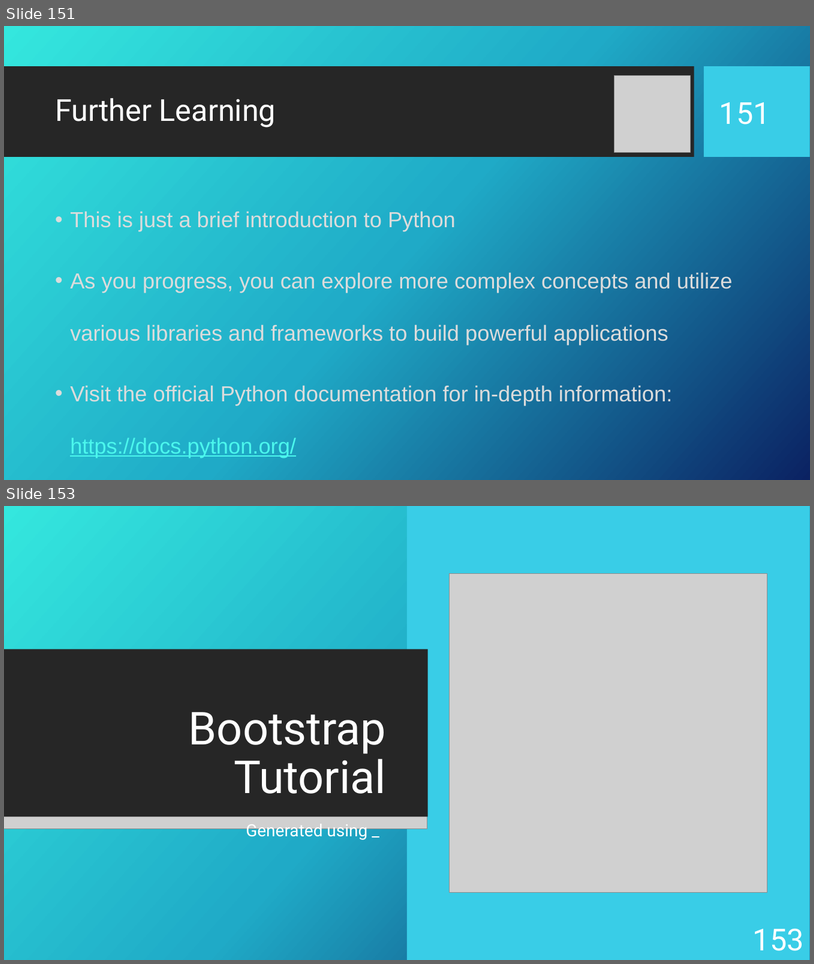
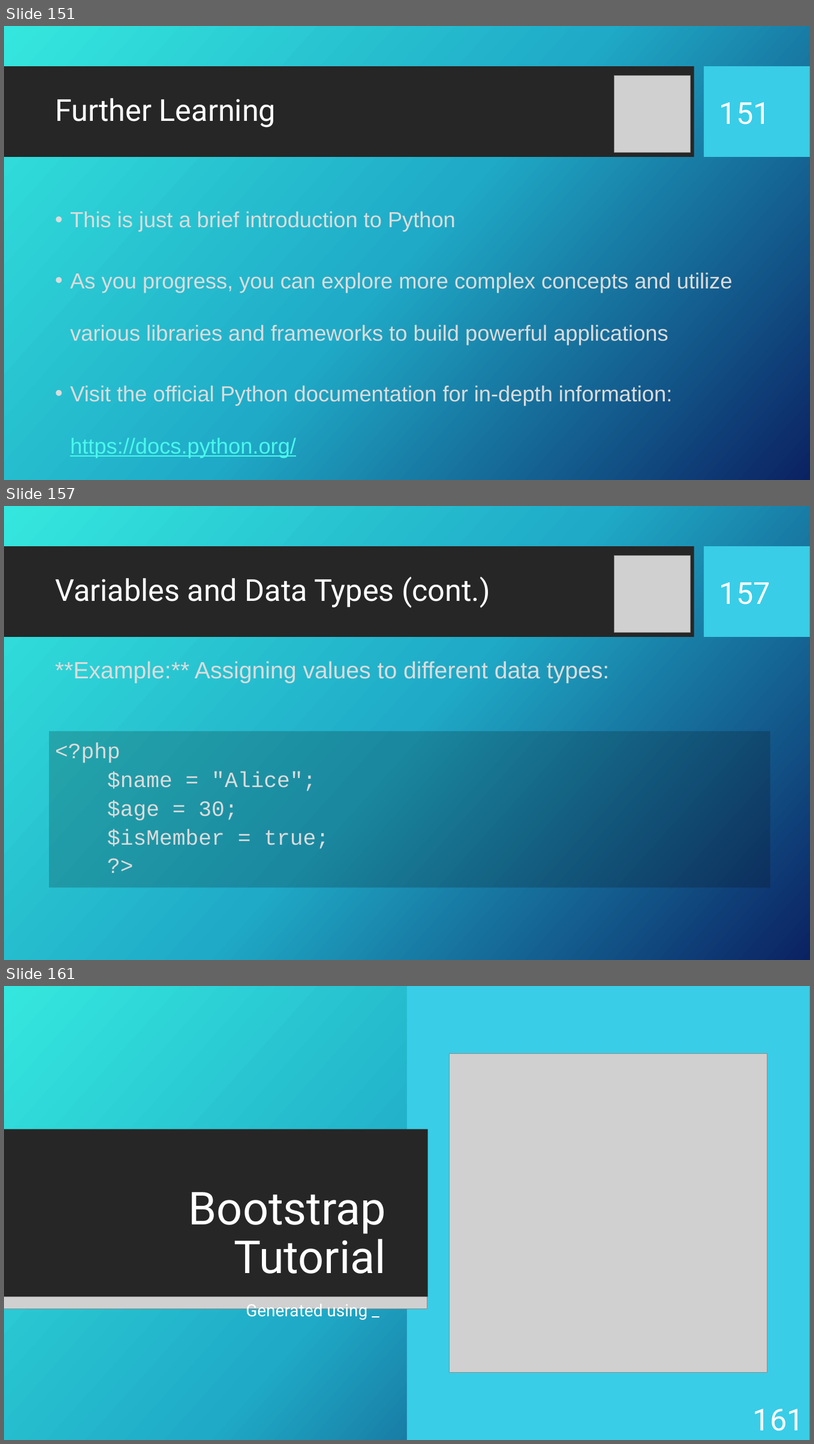
Before and after one commit to KurtAbraham/CS451, a slide deck: CS 451-KAbraham-Internet Technologies Tutorials.pptx. Shown one above the other, each under a label of ours: slides 151 and 153 before the commit, slides 151, 157 and 161 after it; the slides between them are not shown. The pictures are 814x964 and 814x1444 pixels, drawn with LibreOffice and Linux fonts; fonts in the diff are those of the drawing; grey boxes stand for pictures; background and template pictures are left out. Boxes give left, top, right and bottom in pixels: in the first picture for what was removed or moved away, otherwise in the second. Text is boxed around its words. In the diff, an @@ line names an element or a change of style, - is before the commit and + after.

```diff
--- a/CS 451-KAbraham-Internet Technologies Tutorials.pptx
+++ b/CS 451-KAbraham-Internet Technologies Tutorials.pptx
@@ slide 157 added at <box>4,506,810,960</box>, background picture (left out); not listed: 2 template elements that a slide beside it also shows @@
@@ picture added at <box>614,556,690,632</box> @@
@@ title added at <box>55,577,490,608</box>, 36 pt, text #FFFFFF @@
+Variables and Data Types (cont.)
@@ page number added at <box>720,582,771,604</box>, 36 pt, text #FFFFFF @@
+157
@@ text added at <box>55,661,609,683</box>, 28 pt, text #DCDCDC @@
+**Example:** Assigning values to different data types:
@@ rectangle added at <box>49,731,770,888</box>, fill #080808 at 20% opacity, 25.9 pt, text #DCDCDC @@
+<?php
+$name = "Alice";
+$age = 30;
+$isMember = true;
+?>
@@ what was slide 153 is now slide 161 @@
@@ page number at <box>753,1408,804,1431</box>: text changed @@
-153
+161
```
Also in this commit, not shown: 2 slides changed, 7 other slides added.
